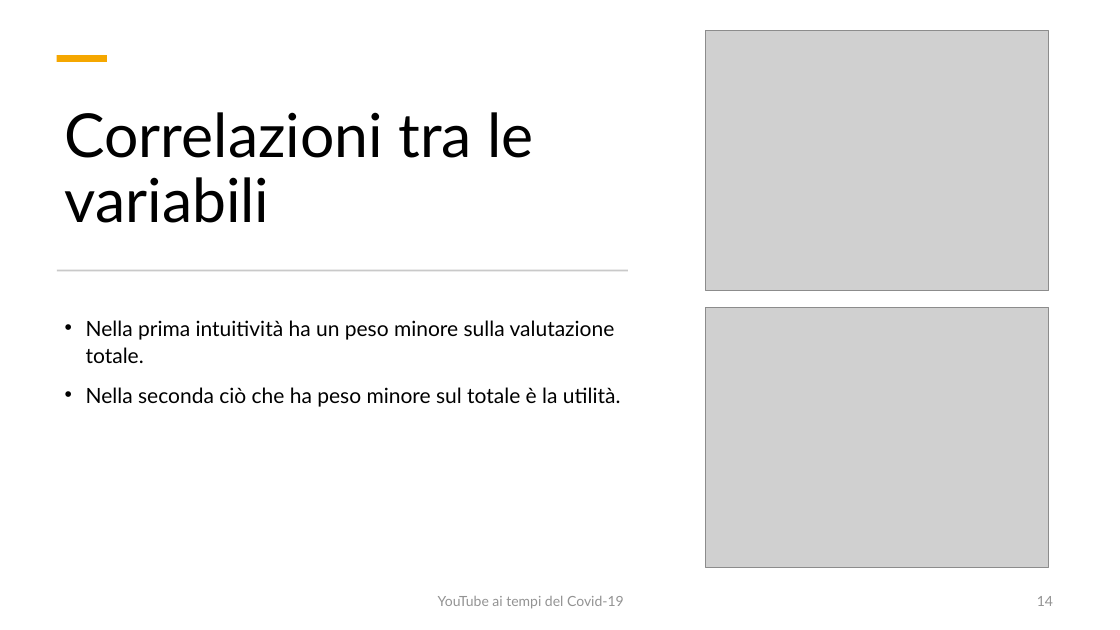
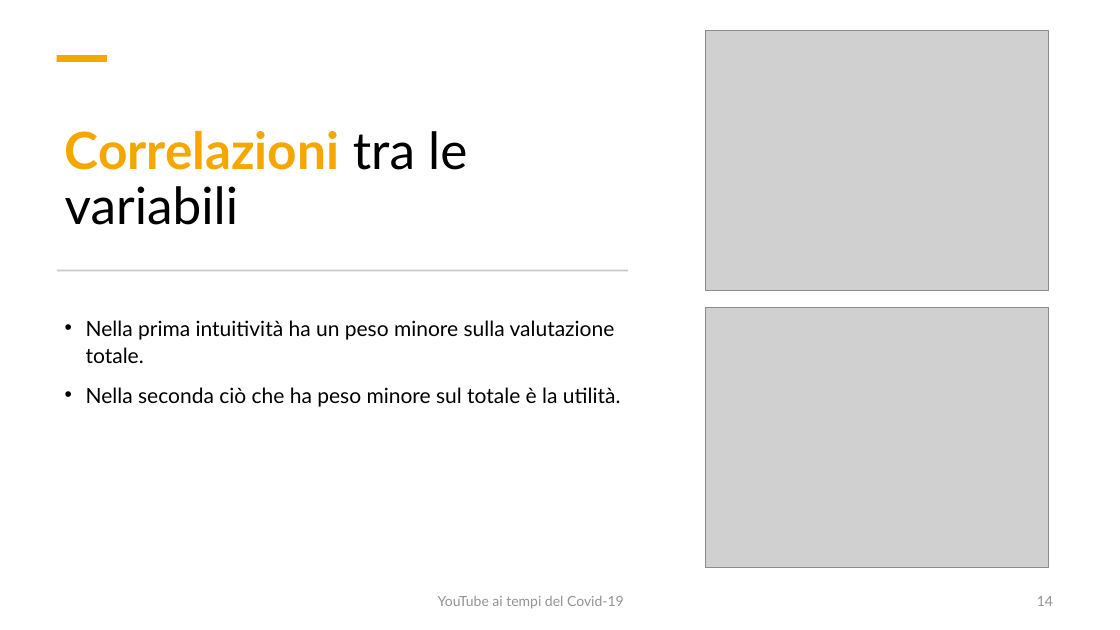
Before and after one commit to fedelux3/Youtube_trending_analysis, a slide deck: slide 14 of presentazione/presentazione.pptx. Drawn at 1120x630 pixels with LibreOffice and Linux fonts; fonts in the diff are those of the drawing; grey boxes stand for pictures. Boxes give left, top, right and bottom in pixels: in the first picture for what was removed or moved away, otherwise in the second. Text is boxed around its words. In the diff, an @@ line names an element or a change of style, - is before the commit and + after.

```diff
--- a/presentazione/presentazione.pptx
+++ b/presentazione/presentazione.pptx
@@ title "Correlazioni tra le variabili" at [65,131,467,225]: size 52 to 44 pt; text colour #000000 to #F5A700, bold on in "Correlazioni" @@
```
Also in this commit, not shown: 11 other slides changed.
